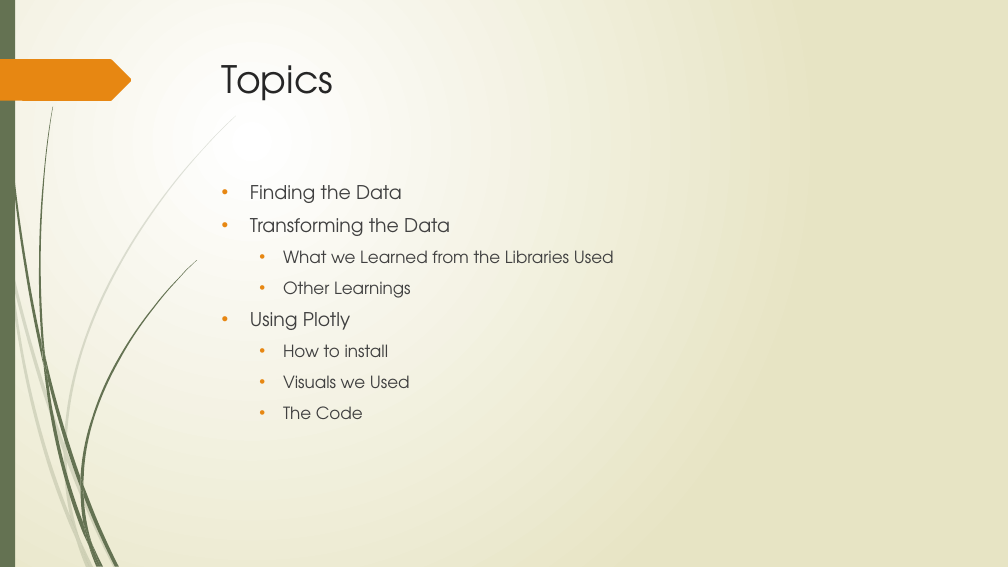
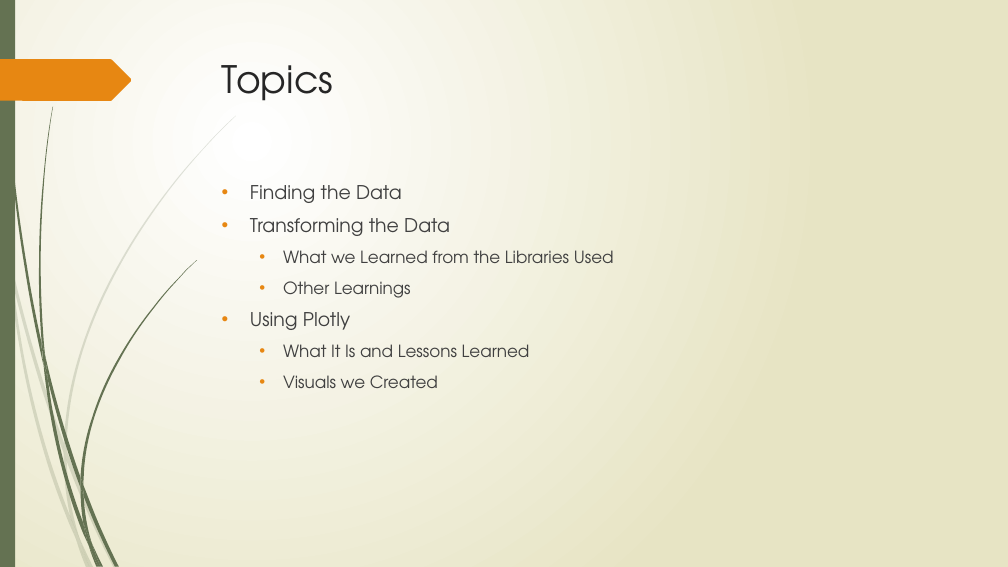
Before and after one commit to smartin25/pythonProject, a slide deck: slide 2 of Election Data Study.pptx. Drawn at 1008x567 pixels with LibreOffice and Linux fonts; fonts in the diff are those of the drawing. Boxes give left, top, right and bottom in pixels: in the first picture for what was removed or moved away, otherwise in the second. Text is boxed around its words. In the diff, an @@ line names an element or a change of style, - is before the commit and + after.

```diff
--- a/Election Data Study.pptx
+++ b/Election Data Study.pptx
@@ text at box(283, 344, 530, 388): text changed @@
-  • How to install
-  • Visuals we Used
-  • The Code
+  • What It Is and Lessons Learned
+  • Visuals we Created
```
Also in this commit, not shown: 4 other slides changed, 5 slides added, 2 slides removed.
